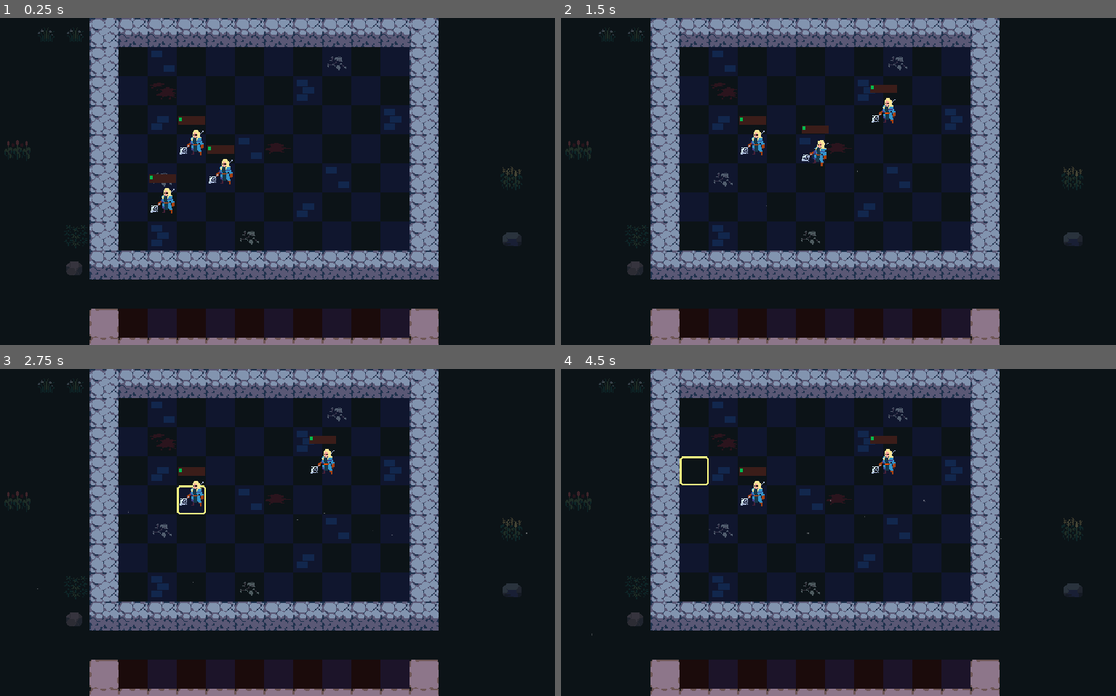
Above: before the commit, frames 1-4 (two rows, left to right).
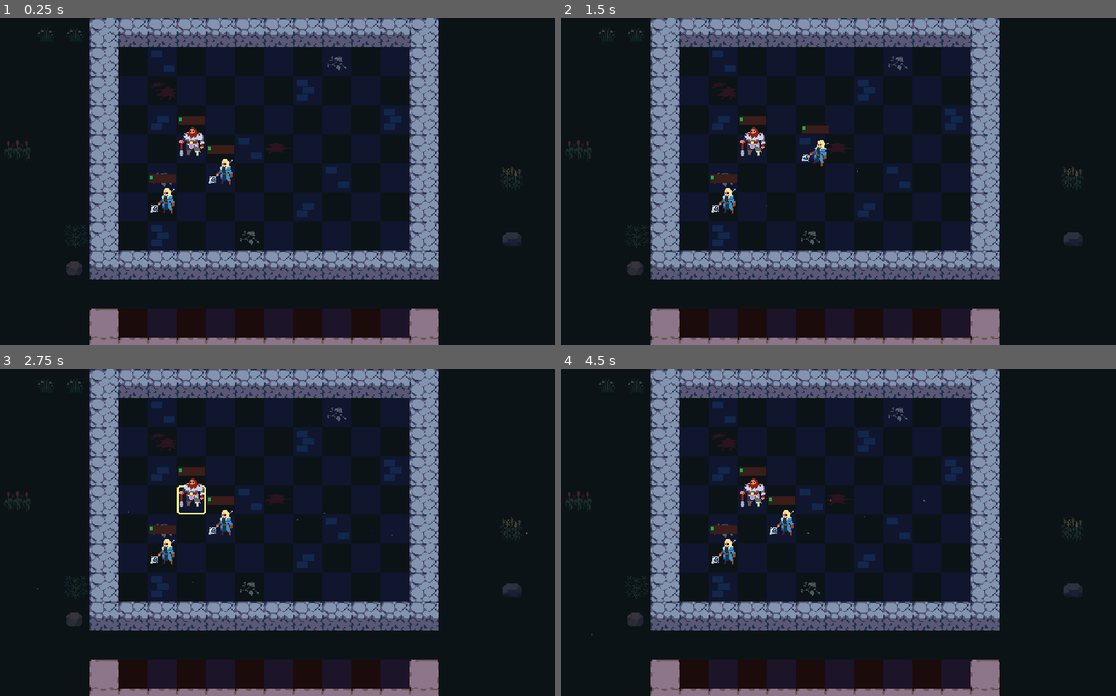
Above: after the commit, the same moments.

Repository: AllanSechrist/autobattler
Game: Godot game, scene res://scenes/Arena/arena.tscn
Same seed, same stepped clock (60 frames per second), same inputs: the game is played once before the commit and once after it.
Inputs (mouse positions are in pixels of both pictures, inside the frame that each line leads up to):
- Up to frame 1 (0.25 s): no input
- Up to frame 2 (1.5 s): tap Enter at 0.5 s; drag from (721, 201) to (882, 109) at 0.52 s; drag from (783, 171) to (882, 109) at 1.27 s
- Up to frame 3 (2.75 s): move the mouse to (188, 493) at 2.02 s; press the mouse at (188, 493) at 2.03 s
- Up to frame 4 (4.5 s): release the mouse at (749, 493) at 2.75 s; tap Space at 2.75, 4.25 s; drag from (794, 597) to (882, 460) at 2.77 s; tap Enter at 3.5 s; move the mouse to (999, 581) at 3.52 s; press the mouse at (999, 581) at 3.53 s; release the mouse at (999, 581) at 4.25 s; drag from (649, 483) to (738, 450) at 4.27 s

The runs differ from the first frame. In frame 1, 0.3% of the frame differs, in the area x 32-37%, y 33-43%; in frame 2, 0.8%; in frame 3, 1.1%; in frame 4, 1.2%, in the area x 21-61%, y 20-60%.

Commit message:
Finish unit mover component.

Diff:
--- a/components/play_area.gd
+++ b/components/play_area.gd
@@ -2,6 +2,7 @@
 extends TileMapLayer
 
 @export var unit_grid: UnitGrid
+@export var tile_highlighter: TileHighlighter
 
 var bounds: Rect2i
 
--- a/components/unit_grid.gd
+++ b/components/unit_grid.gd
@@ -19,6 +19,15 @@
 func is_tile_occupied(tile: Vector2i) -> bool:
 	return units[tile] != null
 
+func remove_unit(tile: Vector2i) -> void:
+	var unit := units[tile] as Node
+
+	if not unit:
+		return
+
+	units[tile] = null
+	unit_grid_changed.emit()
+
 func is_grid_full() -> bool:
 	return units.keys().all(is_tile_occupied)
 
--- a/components/unit_mover.gd
+++ b/components/unit_mover.gd
@@ -2,6 +2,20 @@
 extends Node
 
 @export var play_areas: Array[PlayArea]
+
+func _ready() -> void:
+	var units := get_tree().get_nodes_in_group("units")
+	for unit: Unit in units:
+		setup_unit(unit)
+
+func setup_unit(unit: Unit) -> void:
+	unit.drag_and_drop.drag_started.connect(_on_unit_drag_started.bind(unit))
+	unit.drag_and_drop.drag_canceled.connect(_on_unit_drag_canceled.bind(unit))
+	unit.drag_and_drop.dropped.connect(_on_unit_dropped.bind(unit))
+
+func _set_highlighters(enabled: bool) -> void:
+	for play_area: PlayArea in play_areas:
+		play_area.tile_highlighter.enabled = enabled
 
 func _get_play_area_for_position(global: Vector2) -> int:
 	var dropped_area_index := -1
@@ -9,7 +23,7 @@
 	for i in play_areas.size():
 		var tile: = play_areas[i].get_tile_from_global(global)
 		if play_areas[i].is_tile_in_bounds(tile):
-			dropped_area_index
+			dropped_area_index = i
 
 	return dropped_area_index
 
@@ -24,3 +38,38 @@
 	play_area.unit_grid.add_unit(tile, unit)
 	unit.global_position = play_area.get_global_from_tile(tile) - Arena.HALF_CELL_SIZE
 	unit.reparent(play_area.unit_grid)
+
+func _on_unit_drag_started(unit: Unit) -> void:
+	_set_highlighters(true)
+
+	var i := _get_play_area_for_position(unit.global_position)
+	if i > -1:
+		var tile := play_areas[i].get_tile_from_global(unit.global_position)
+		play_areas[i].unit_grid.remove_unit(tile)
+
+func _on_unit_drag_canceled(starting_position: Vector2, unit: Unit) -> void:
+	_set_highlighters(false)
+	_reset_unit_to_starting_position(starting_position, unit)
+
+func _on_unit_dropped(starting_position: Vector2, unit: Unit) -> void:
+	_set_highlighters(false)
+
+	var old_area_index := _get_play_area_for_position(starting_position)
+	var drop_area_index := _get_play_area_for_position(unit.get_global_mouse_position())
+
+	if drop_area_index == -1:
+		_reset_unit_to_starting_position(starting_position, unit)
+		return
+
+	var old_area := play_areas[old_area_index]
+	var old_tile := old_area.get_tile_from_global(starting_position)
+	var new_area := play_areas[drop_area_index]
+	var new_tile := new_area.get_hovered_tile()
+
+	# swap units if needed
+	if new_area.unit_grid.is_tile_occupied(new_tile):
+		var old_unit: Unit = new_area.unit_grid.units[new_tile]
+		new_area.unit_grid.remove_unit(new_tile)
+		_move_unit(old_unit, old_area, old_tile)
+
+	_move_unit(unit, new_area, new_tile)
--- a/data/units/jean.tres
+++ b/data/units/jean.tres
@@ -4,7 +4,7 @@
 
 [resource]
 script = ExtResource("1_qiets")
-name = "Jean"
+name = "jean"
 rarity = 0
 gold_cost = 1
 skin_coordinates = Vector2i(2, 2)
--- /dev/null
+++ b/data/units/odin.tres
@@ -0,0 +1,11 @@
+[gd_resource type="Resource" script_class="UnitStats" load_steps=2 format=3 uid="uid://oiqrmlnsh54q"]
+
+[ext_resource type="Script" uid="uid://wk6repg2p3if" path="res://data/units/unit_stats.gd" id="1_ivs0p"]
+
+[resource]
+script = ExtResource("1_ivs0p")
+name = "Odin"
+rarity = 2
+gold_cost = 4
+skin_coordinates = Vector2i(1, 3)
+metadata/_custom_type_script = "uid://wk6repg2p3if"
--- a/scenes/Arena/arena.tscn
+++ b/scenes/Arena/arena.tscn
@@ -7,6 +7,7 @@
 [ext_resource type="Script" uid="uid://mq5sj2tvvakx" path="res://components/play_area.gd" id="4_jlv0v"]
 [ext_resource type="Script" uid="uid://crp8fk6bd8ynp" path="res://components/unit_grid.gd" id="5_bydfj"]
 [ext_resource type="Script" uid="uid://dpspc7ces82te" path="res://components/tile_highlighter.gd" id="6_yrien"]
+[ext_resource type="Resource" uid="uid://oiqrmlnsh54q" path="res://data/units/odin.tres" id="8_exr0e"]
 [ext_resource type="Script" uid="uid://doyfs5m6ln0h1" path="res://components/unit_mover.gd" id="8_y5m4u"]
 
 [sub_resource type="Curve" id="Curve_8iili"]
@@ -60,12 +61,13 @@
 lifetime = 6.0
 process_material = SubResource("ParticleProcessMaterial_bydfj")
 
-[node name="GameArea" type="TileMapLayer" parent="." node_paths=PackedStringArray("unit_grid")]
+[node name="GameArea" type="TileMapLayer" parent="." node_paths=PackedStringArray("unit_grid", "tile_highlighter")]
 position = Vector2(160, 32)
 tile_map_data = PackedByteArray("AAABAAAAAAACAAwAAAAAAAEAAAAAAAwAAAABAAIAAAABAAwAAAAAAAMAAAAAAAwAAAABAAQAAAAAAAwAAAAAAA …(480 unchanged characters)…
 tile_set = ExtResource("1_v7qja")
 script = ExtResource("4_jlv0v")
 unit_grid = NodePath("ArenaUnitGrid")
+tile_highlighter = NodePath("TileHighlighter")
 metadata/_edit_lock_ = true
 metadata/_edit_group_ = true
 
@@ -83,16 +85,18 @@
 
 [node name="TileHighlighter" type="Node" parent="GameArea" node_paths=PackedStringArray("play_area", "highlight_layer")]
 script = ExtResource("6_yrien")
+enabled = false
 play_area = NodePath("..")
 highlight_layer = NodePath("../Highlight")
 tile = Vector2i(3, 0)
 
-[node name="Bench" type="TileMapLayer" parent="." node_paths=PackedStringArray("unit_grid")]
+[node name="Bench" type="TileMapLayer" parent="." node_paths=PackedStringArray("unit_grid", "tile_highlighter")]
 position = Vector2(160, 320)
 tile_map_data = PackedByteArray("AAAAAAAAAAAAAAsAAAABAAAAAAAAAAcAAAACAAAAAAAAAAsAAAADAAAAAAAAAAcAAAAEAAAAAAAAAAsAAAAFAAAAAAAAAAcAAAAGAAAAAAAAAAsAAAAHAAAAAAAAAAcAAAAIAAAAAAAAAAsAAAAJAAAAAAAAAAcAAAA=")
 tile_set = ExtResource("1_v7qja")
 script = ExtResource("4_jlv0v")
 unit_grid = NodePath("BenchUnitGrid")
+tile_highlighter = NodePath("TileHighlighter")
 metadata/_edit_lock_ = true
 metadata/_edit_group_ = true
 
@@ -107,6 +111,7 @@
 
 [node name="Unit3" parent="Bench" instance=ExtResource("4_3nare")]
 position = Vector2(64, -192)
+stats = ExtResource("8_exr0e")
 
 [node name="BenchUnitGrid" type="Node2D" parent="Bench"]
 script = ExtResource("5_bydfj")
@@ -114,6 +119,7 @@
 
 [node name="TileHighlighter" type="Node" parent="Bench" node_paths=PackedStringArray("play_area", "highlight_layer")]
 script = ExtResource("6_yrien")
+enabled = false
 play_area = NodePath("..")
 highlight_layer = NodePath("../Highlight")
 tile = Vector2i(3, 0)
--- a/scenes/Unit/unit.tscn
+++ b/scenes/Unit/unit.tscn
@@ -33,7 +33,7 @@
 border_width_bottom = 1
 border_color = Color(0.231373, 0.113725, 0.0980392, 1)
 
-[node name="Unit" type="Area2D"]
+[node name="Unit" type="Area2D" groups=["units"]]
 script = ExtResource("1_i8q7a")
 stats = ExtResource("2_ibc5n")
 metadata/_edit_group_ = true
Not shown: 1 places in scenes/Arena/arena.tscn that only renumber resources
